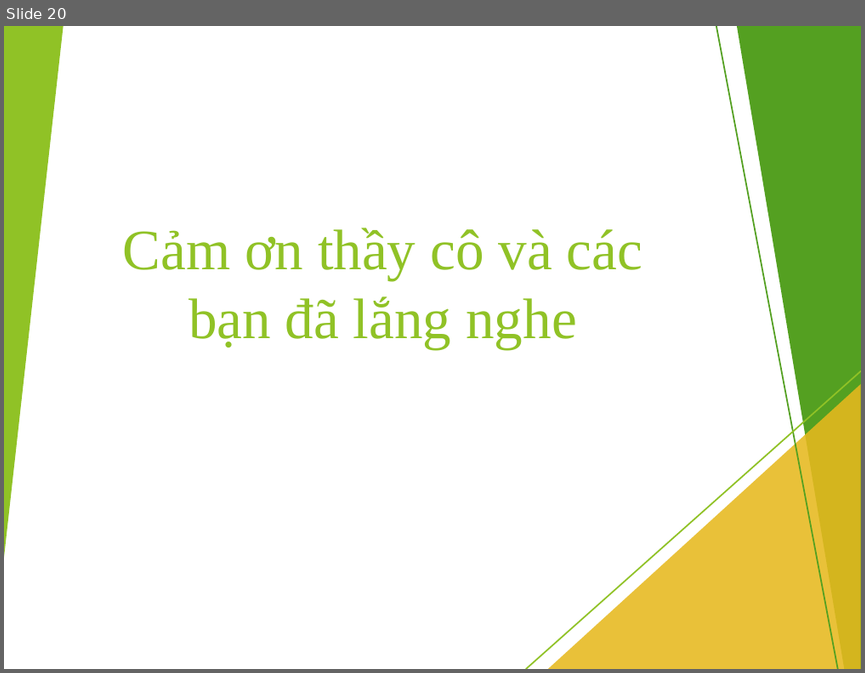
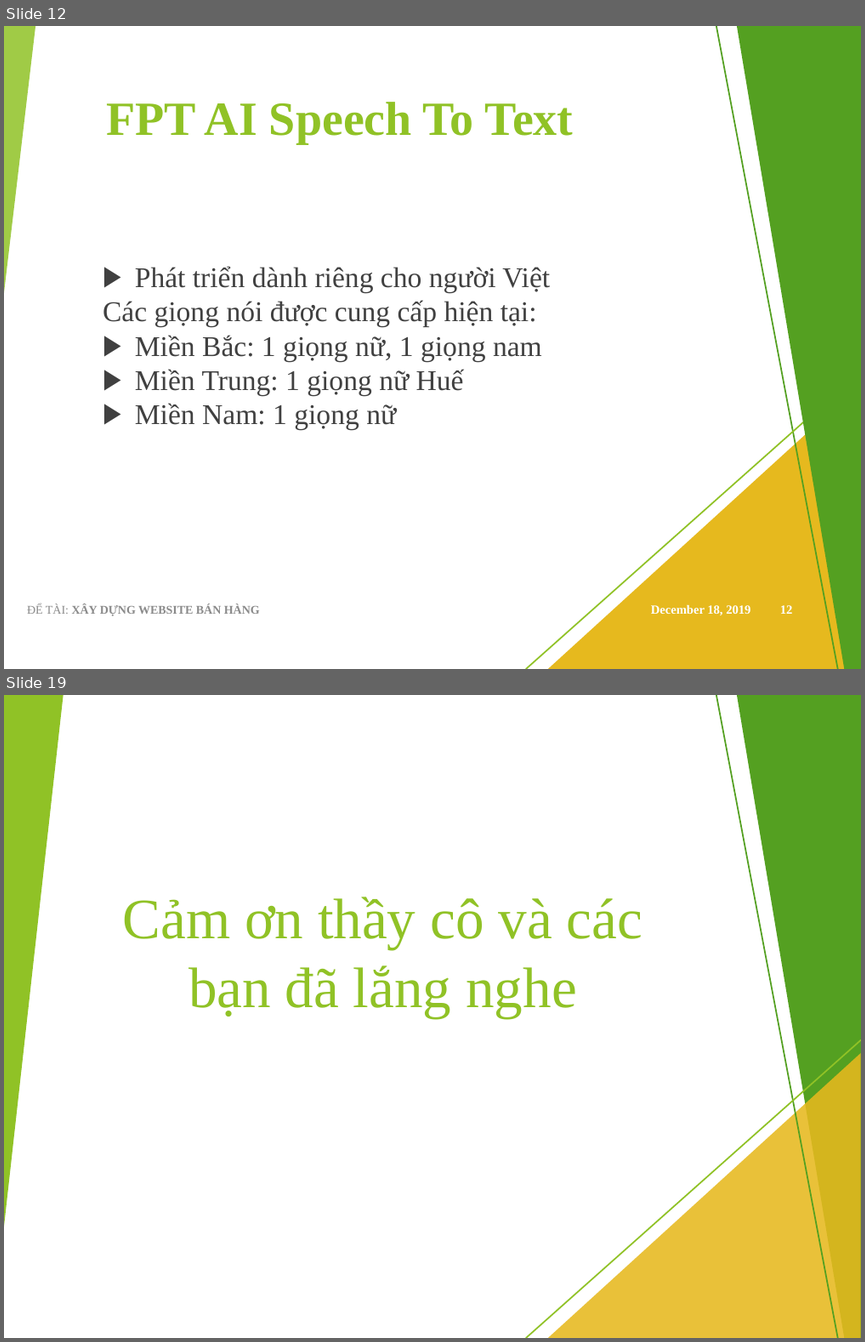
Before and after one commit to viet97/doandocs, a slide deck: DATN_Presentation.pptx. Shown one above the other, each under a label of ours: slide 20 before the commit, slides 12 and 19 after it; the slides between them are not shown. The pictures are 865x673 and 865x1342 pixels, drawn with LibreOffice and Linux fonts; fonts in the diff are those of the drawing. Boxes give left, top, right and bottom in pixels: in the first picture for what was removed or moved away, otherwise in the second. Text is boxed around its words. In the diff, an @@ line names an element or a change of style, - is before the commit and + after.

```diff
--- a/DATN_Presentation.pptx
+++ b/DATN_Presentation.pptx
@@ slide 12 added at <box>4,26,861,669</box>, background #FFFFFF; not listed: 10 template elements that a slide beside it also shows @@
@@ rectangle added at <box>4,26,861,669</box>, fill #FFFFFF @@
@@ triangle added at <box>4,26,35,292</box>, fill #90C226 at 85% opacity @@
@@ line added from (716, 26) to (838, 669), #54A021 1.25 pt @@
@@ freeform shape added at <box>737,26,861,669</box>, fill #54A021 @@
@@ title added at <box>106,102,574,143</box>, 40 pt, text #90C226, bold @@
+FPT AI Speech To Text
@@ text added at <box>103,266,550,430</box>, 24 pt, text #404040 @@
+▶ Phát triển dành riêng cho người Việt
+Các giọng nói được cung cấp hiện tại:
+▶ Miền Bắc: 1 giọng nữ, 1 giọng nam
+▶ Miền Trung: 1 giọng nữ Huế
+▶ Miền Nam: 1 giọng nữ
@@ line added from (861, 371) to (526, 669), #90C226 1.25 pt @@
@@ group added at <box>4,26,861,669</box>: 5 freeform shapes, 3 triangles, 2 lines @@
@@ triangle added at <box>548,384,861,669</box>, fill #E6B91E @@
@@ text added at <box>27,604,260,616</box>, 10 pt, text #8C8C8C, bold @@
+ĐỂ TÀI: XÂY DỰNG WEBSITE BÁN HÀNG
@@ text added at <box>651,604,750,615</box>, 10.5 pt, text #FFFFFF, bold @@
+December 18, 2019
@@ page number added at <box>780,605,793,613</box>, 10.5 pt, text #FFFFFF, bold @@
+12
@@ what was slide 20 is now slide 19 @@
```
Also in this commit, not shown: 13 slides changed, 3 other slides added, 5 slides removed.
